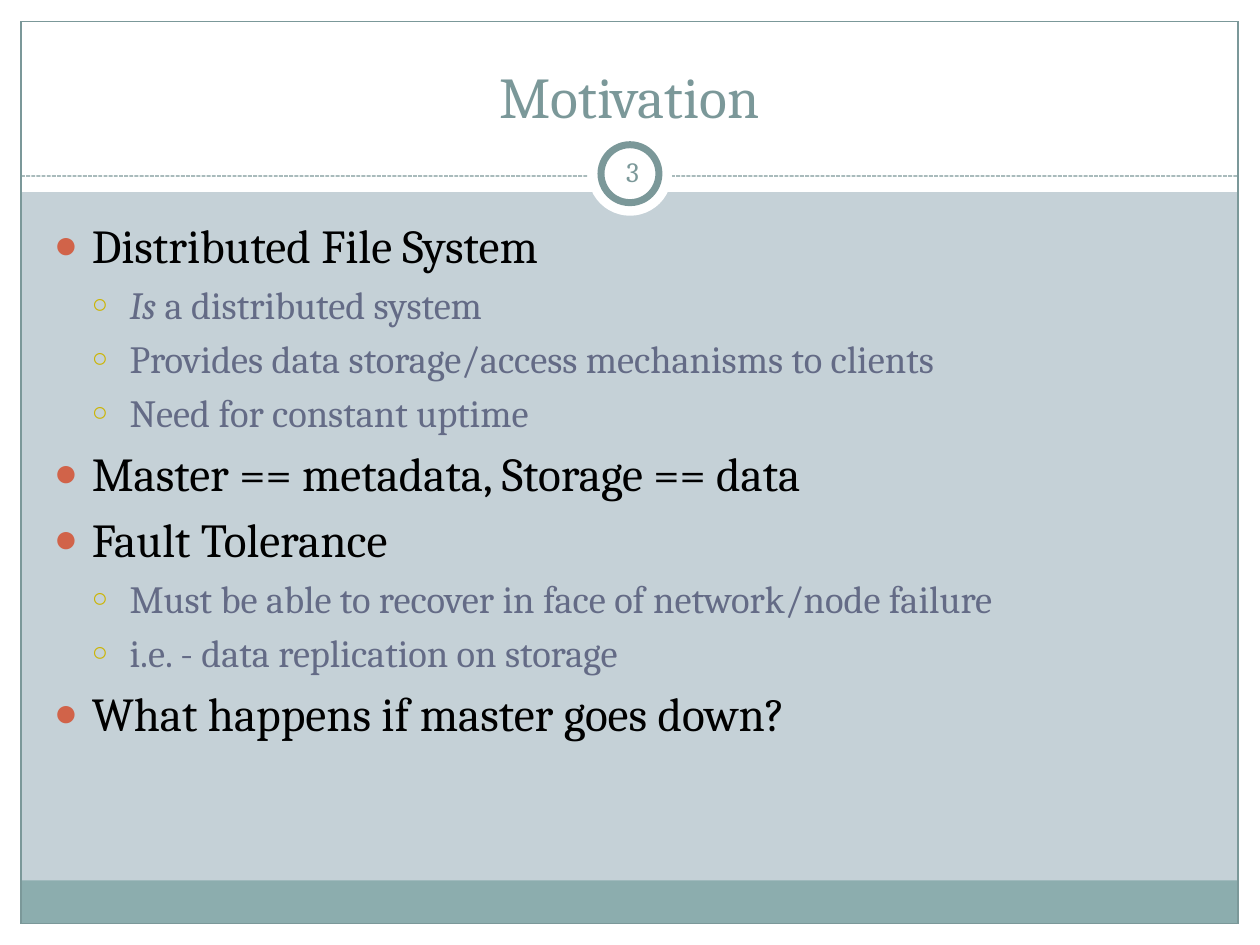
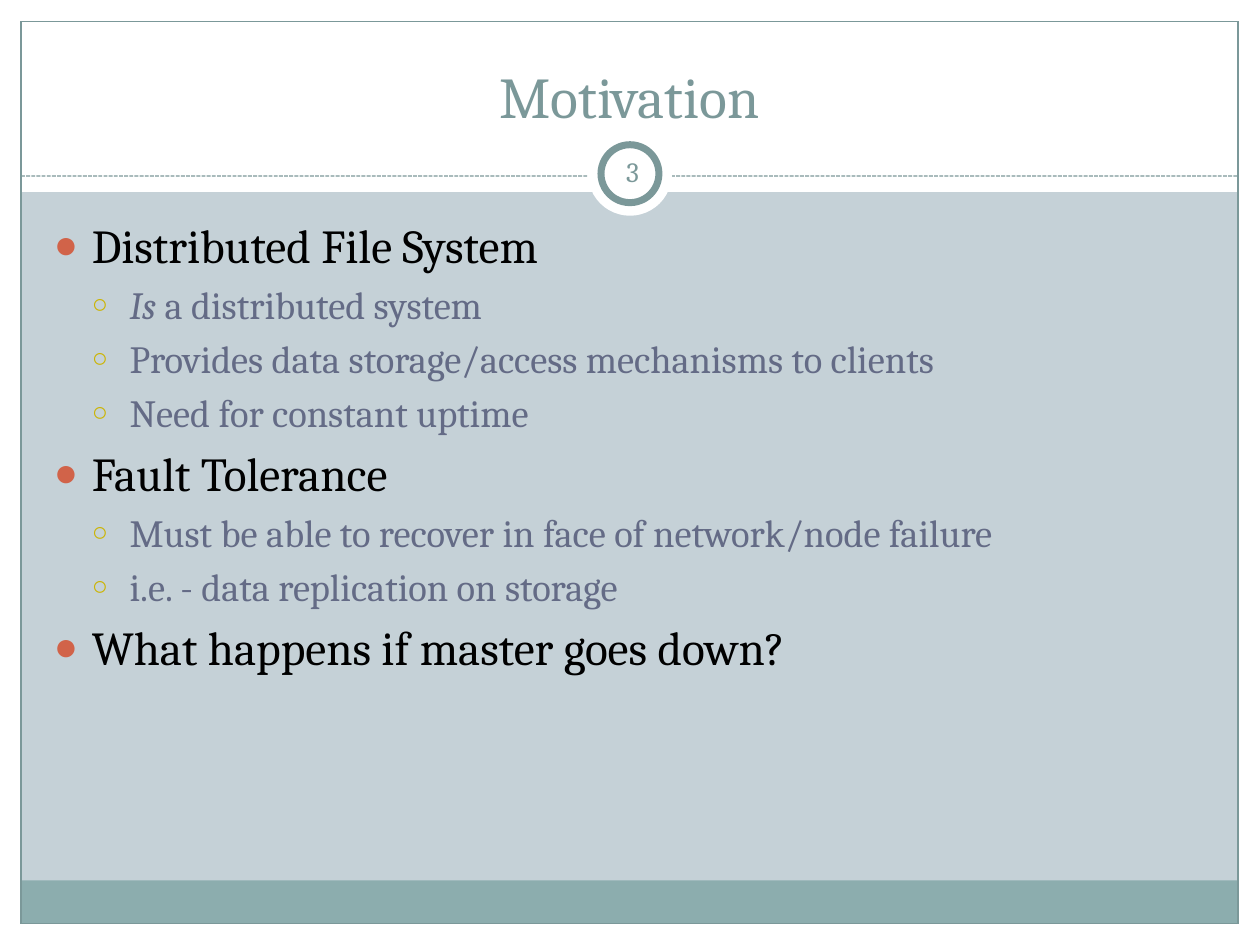
Before and after one commit to mystal/spoofs, a slide deck: slide 4 of Spoofs Presentation[Final].pptx. Drawn at 1260x945 pixels with LibreOffice and Linux fonts; fonts in the diff are those of the drawing. Boxes give left, top, right and bottom in pixels: in the first picture for what was removed or moved away, otherwise in the second. Text is boxed around its words. In the diff, an @@ line names an element or a change of style, - is before the commit and + after.

```diff
--- a/Spoofs Presentation[Final].pptx
+++ b/Spoofs Presentation[Final].pptx
@@ text at (92,458,800,501): paragraph removed @@
-● Master == metadata, Storage == data
```
Also in this commit, not shown: 1 slide added, 1 other file.
